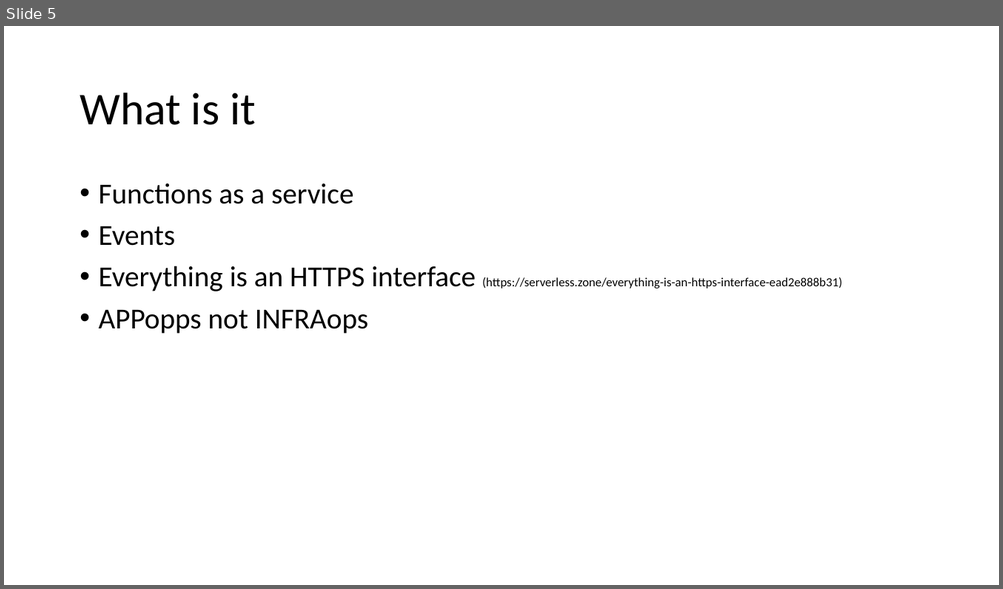
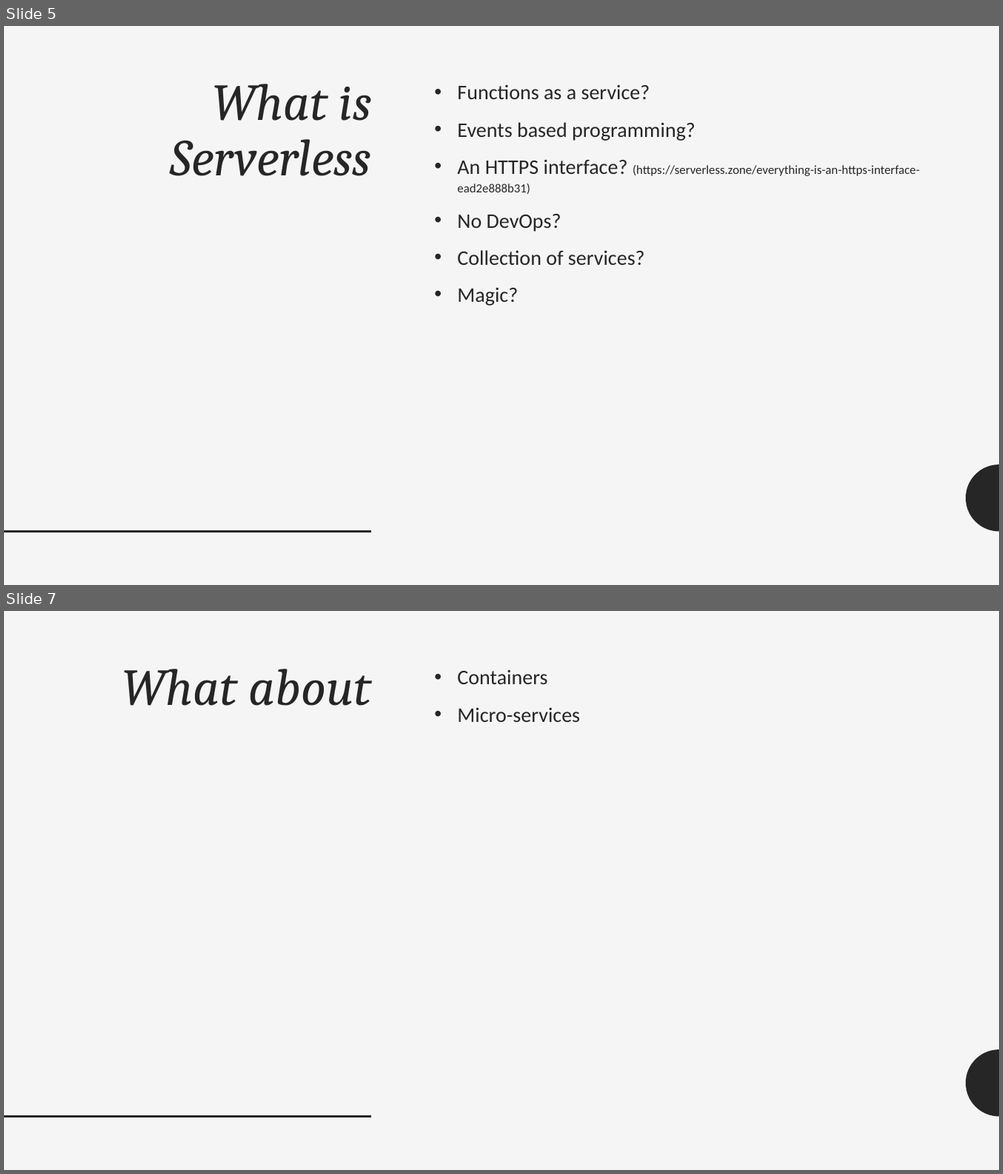
Before and after one commit to adrianpomilio/going-serverless, a slide deck: going-serverless-2017.pptx. Shown one above the other, each under a label of ours: slide 5 before the commit, slides 5 and 7 after it; the slides between them are not shown. The pictures are 1003x589 and 1003x1174 pixels, drawn with LibreOffice and Linux fonts; fonts in the diff are those of the drawing. Boxes give left, top, right and bottom in pixels: in the first picture for what was removed or moved away, otherwise in the second. Text is boxed around its words. In the diff, an @@ line names an element or a change of style, - is before the commit and + after.

```diff
--- a/going-serverless-2017.pptx
+++ b/going-serverless-2017.pptx
@@ slide 7 added at (x1=4, y1=611, x2=999, y2=1170), background #F5F5F5; not listed: 2 template elements that a slide beside it also shows @@
@@ title added at (x1=122, y1=669, x2=372, y2=706), 50 pt, text #262626, italic @@
+What about
@@ text added at (x1=457, y1=669, x2=580, y2=722), 20 pt, text #262626 @@
+• Containers
+• Micro-services
@@ slide 5 changed as well @@
@@ background #FFFFFF to #F5F5F5 @@
@@ title "What is Serverless" at (x1=170, y1=84, x2=372, y2=176): vertical alignment middle to top @@
@@ title at (x1=170, y1=84, x2=372, y2=176): text changed; size 44 to 50 pt; font Calibri to Cambria; text colour #000000 to #262626; italic on @@
-What is it
+What is Serverless
@@ text at (x1=457, y1=84, x2=919, y2=306): text changed; size 28 to 20 pt; text colour #000000 to #262626 @@
-• Functions as a service
-• Events
-• Everything is an HTTPS interface (https://serverless.zone/everything-is-an-https-interface-ead2e888b31)
-• APPopps not INFRAops
+• Functions as a service?
+• Events based programming?
+• An HTTPS interface? (https://serverless.zone/everything-is-an-https-interface-ead2e888b31)
+• No DevOps?
+• Collection of services?
+• Magic?
@@ freeform shape added at (x1=966, y1=465, x2=999, y2=532), fill #262626 @@
@@ line added from (4, 532) to (371, 532), #262626 2 pt @@
```
Also in this commit, not shown: 17 other slides changed, 8 other slides added, 4 slides removed.
